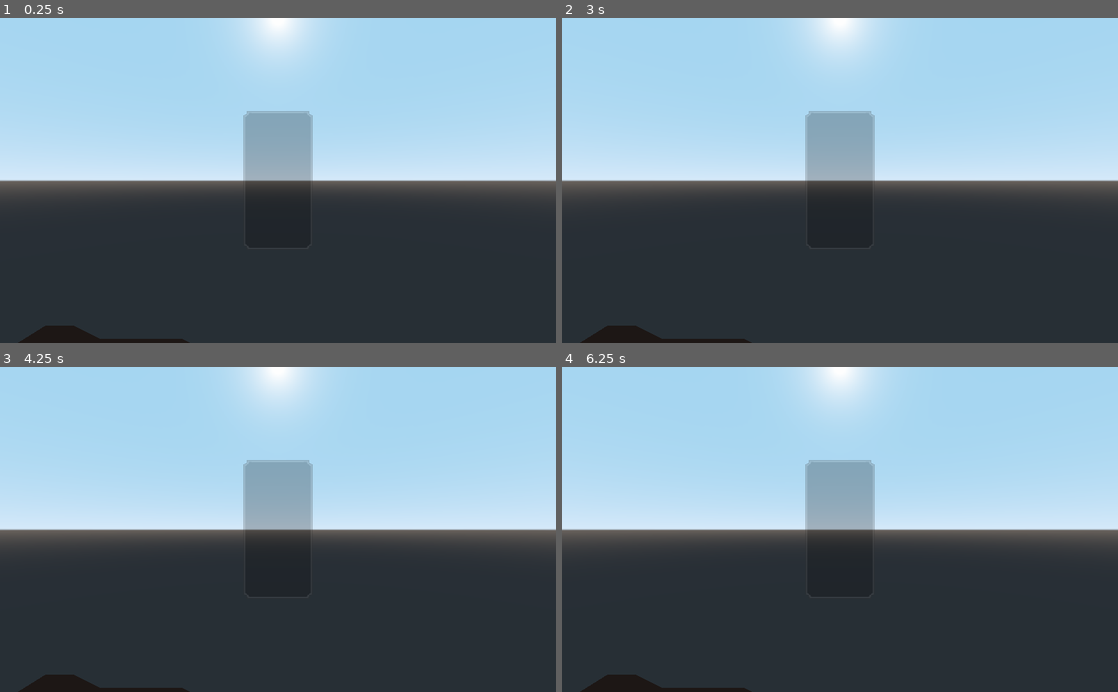
Above: before the commit, frames 1-4 (two rows, left to right).
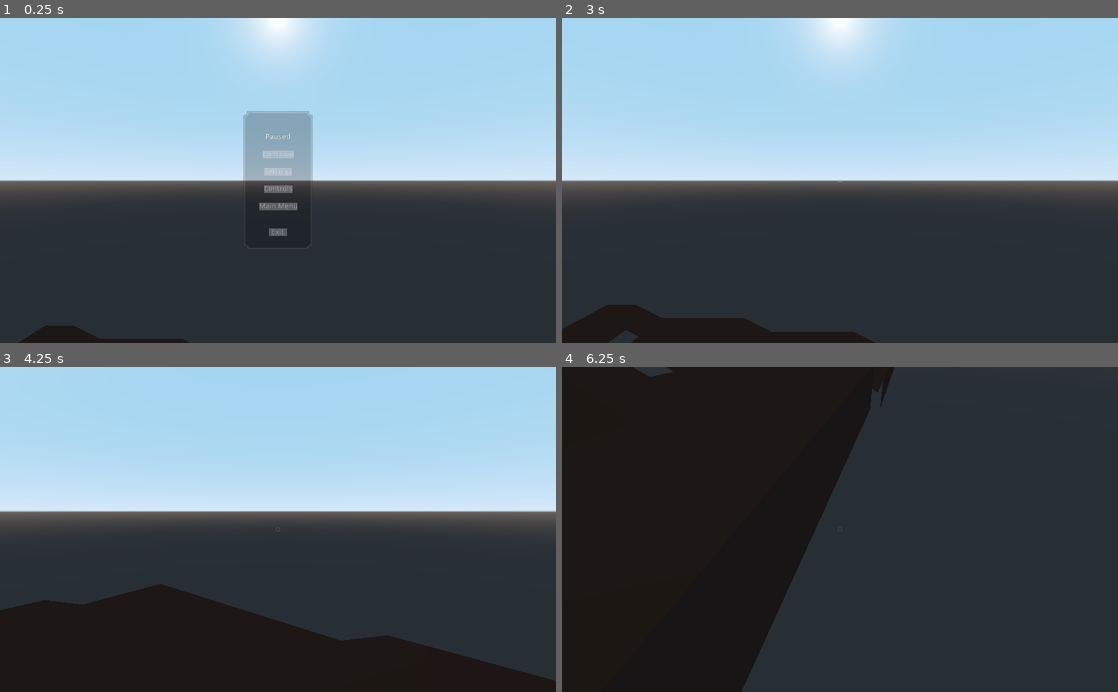
Above: after the commit, the same moments.

Repository: ihave13digits/AutomatonUprising
Game: Godot game, scene res://scene/Main.tscn
The game is run twice, just before and just after one commit, with the same random seed, the same clock (stepped at 60 frames per second) and the same inputs.
Inputs (mouse positions are in pixels of both pictures, inside the frame that each line leads up to):
- Up to frame 1 (0.25 s): no input
- Up to frame 2 (3 s): click (840, 170) at 0.5 s, where only the run after the commit has a clickable "Settings"; click (840, 190) at 1.25 s, where only the run after the commit has a clickable "Controls"; click (840, 206) at 2 s, where only the run after the commit has a clickable "Main Menu"; click (840, 154) at 2.75 s, where only the run after the commit has a clickable "Continue"
- Up to frame 3 (4.25 s): tap Enter at 3.5 s; move the mouse to (400, 513) at 3.52 s; hold D (move_right) from 3.53 s (still down); hold Right mouse button (create) from 3.53 s (still down); click (400, 513) at 3.67 s; tap Space (jump) at 3.77 s
- Up to frame 4 (6.25 s): move the mouse to (728, 545) at 4.27 s; release D (move_right) at 4.28 s; release Right mouse button (create) at 4.28 s; hold S (move_backward) 4.28-5.03 s; click (728, 545) at 4.35 s; tap Space (jump) at 4.52, 6.02 s; move the mouse to (895, 458) at 5.02 s; hold D (move_right) 5.03-5.78 s; hold Shift (jog) 5.03-5.78 s; click (895, 458) at 5.17 s; move the mouse to (812, 594) at 5.77 s; hold W (move_forward) from 5.78 s (still down); tap Ctrl (run) at 5.85 s; click (812, 594) at 5.92 s

The runs differ from the first frame. In frame 1, 0.6% of the frame differs, in the area x 46-54%, y 35-68%; in frame 2, 5.7%; in frame 3, 32%; in frame 4, 71%, in the area x 0-100%, y 0-100%.

Commit message:
updated core

Diff:
--- a/data/Data.gd
+++ b/data/Data.gd
@@ -880,8 +880,10 @@
 			'tile' : "res://scene/instance/Tile.tscn",
 
 			'text' : "res://scene/ui/Text.tscn",
+			'pause' : "res://scene/ui/PauseMenu.tscn",
 			'setter' : "res://scene/ui/SettingSetter.tscn",
 			'controls' : "res://scene/ui/ControlSettings.tscn",
+			#'settings' : ,
 			},
 
 
--- a/scene/Main.gd
+++ b/scene/Main.gd
@@ -37,9 +37,15 @@
 		hud.center_img.modulate = Color(1.0, 1.0, 1.0, Data.settings['hud_opacity']['value']*0.5)
 
 func _update_hud():
+	if is_instance_valid(hud.current_menu):
+		hud.current_menu.queue_free()
+
 	if player.has_control:
 		hud.update_center_image(Vector2(48, 48), Vector2(-24, -24), Data.texture['cursor_texture'])
 	else:
+		#hud.update_center_image(Vector2(256, 256), Vector2(-128, -128), Data.texture['menu_texture'])
+		hud.current_menu = load(Data.instance['pause']).instance()
+		hud.add_child(hud.current_menu)
 		hud.update_center_image(Vector2(128, 256), Vector2(-64, -128), Data.texture['menu_texture'])
 	hud.center_img.modulate = Color(1.0, 1.0, 1.0, Data.settings['hud_opacity']['value'])
 
--- a/scene/ui/ControlSettings.gd
+++ b/scene/ui/ControlSettings.gd
@@ -1,7 +1,6 @@
 extends Control
 
 enum ACTIONS {menu, jog, run, jump, move_forward, move_backward, move_left, move_right}
-
 var action_string = ''
 
 func _ready():
--- a/scene/ui/ControlSettings.tscn
+++ b/scene/ui/ControlSettings.tscn
@@ -1,8 +1,7 @@
-[gd_scene load_steps=4 format=2]
+[gd_scene load_steps=3 format=2]
 
 [ext_resource path="res://scene/ui/ControlSettings.gd" type="Script" id=1]
 [ext_resource path="res://scene/ui/Button.tscn" type="PackedScene" id=2]
-[ext_resource path="res://image/ui/menu.png" type="Texture" id=3]
 
 [node name="ControlSettings" type="Control"]
 anchor_left = 0.5
@@ -10,24 +9,6 @@
 anchor_right = 0.5
 anchor_bottom = 0.5
 script = ExtResource( 1 )
-__meta__ = {
-"_edit_use_anchors_": false
-}
-
-[node name="Img" type="NinePatchRect" parent="."]
-anchor_left = 0.5
-anchor_top = 0.5
-anchor_right = 0.5
-anchor_bottom = 0.5
-margin_left = -128.0
-margin_top = -128.0
-margin_right = 128.0
-margin_bottom = 128.0
-texture = ExtResource( 3 )
-patch_margin_left = 16
-patch_margin_top = 16
-patch_margin_right = 16
-patch_margin_bottom = 16
 __meta__ = {
 "_edit_use_anchors_": false
 }
--- a/scene/ui/HUD.gd
+++ b/scene/ui/HUD.gd
@@ -3,6 +3,8 @@
 var center_img
 var size
 var message_count
+
+var current_menu
 
 func _ready():
 	center_img = $Center/Img
--- a/scene/ui/HUD.tscn
+++ b/scene/ui/HUD.tscn
@@ -1,7 +1,6 @@
-[gd_scene load_steps=3 format=2]
+[gd_scene load_steps=2 format=2]
 
 [ext_resource path="res://scene/ui/HUD.gd" type="Script" id=1]
-[ext_resource path="res://image/ui/cursor.png" type="Texture" id=2]
 
 [node name="HUD" type="CanvasLayer"]
 script = ExtResource( 1 )
@@ -20,11 +19,10 @@
 anchor_top = 0.5
 anchor_right = 0.5
 anchor_bottom = 0.5
-margin_left = -24.0
-margin_top = -24.0
-margin_right = 24.0
-margin_bottom = 24.0
-texture = ExtResource( 2 )
+margin_left = -64.0
+margin_top = -128.0
+margin_right = 64.0
+margin_bottom = 128.0
 patch_margin_left = 16
 patch_margin_top = 16
 patch_margin_right = 16
--- /dev/null
+++ b/scene/ui/PauseMenu.gd
@@ -0,0 +1,14 @@
+extends Control
+
+func _on_Continue_pressed():
+	Input.set_mouse_mode(Input.MOUSE_MODE_CAPTURED)
+	get_parent().get_parent().player.has_control = true
+	get_parent().get_parent()._update_hud()
+
+func _on_Settings_pressed(): pass
+
+func _on_Controls_pressed(): pass
+
+func _on_MainMenu_pressed(): pass
+
+func _on_Exit_pressed(): get_tree().quit()
--- /dev/null
+++ b/scene/ui/PauseMenu.tscn
@@ -0,0 +1,71 @@
+[gd_scene load_steps=3 format=2]
+
+[ext_resource path="res://scene/ui/Button.tscn" type="PackedScene" id=1]
+[ext_resource path="res://scene/ui/PauseMenu.gd" type="Script" id=2]
+
+[node name="PauseMenu" type="Control"]
+anchor_left = 0.5
+anchor_top = 0.5
+anchor_right = 0.5
+anchor_bottom = 0.5
+margin_left = -512.0
+margin_top = -300.0
+margin_right = 512.0
+margin_bottom = 300.0
+script = ExtResource( 2 )
+__meta__ = {
+"_edit_use_anchors_": false
+}
+
+[node name="MenuTitle" type="Label" parent="."]
+margin_left = 489.0
+margin_top = 213.0
+margin_right = 535.0
+margin_bottom = 227.0
+grow_horizontal = 2
+grow_vertical = 2
+text = "Paused"
+align = 1
+__meta__ = {
+"_edit_use_anchors_": false
+}
+
+[node name="Continue" parent="." instance=ExtResource( 1 )]
+margin_left = 483.5
+margin_top = 245.0
+margin_right = 540.5
+margin_bottom = 259.0
+text = "Continue"
+
+[node name="Settings" parent="." instance=ExtResource( 1 )]
+margin_left = 486.5
+margin_top = 277.0
+margin_right = 537.5
+margin_bottom = 291.0
+text = "Settings"
+
+[node name="Controls" parent="." instance=ExtResource( 1 )]
+margin_left = 485.5
+margin_top = 309.0
+margin_right = 538.5
+margin_bottom = 323.0
+text = "Controls"
+
+[node name="MainMenu" parent="." instance=ExtResource( 1 )]
+margin_left = 476.5
+margin_top = 341.0
+margin_right = 547.5
+margin_bottom = 355.0
+text = "Main Menu"
+
+[node name="Exit" parent="." instance=ExtResource( 1 )]
+margin_left = 495.0
+margin_top = 389.0
+margin_right = 529.0
+margin_bottom = 403.0
+text = "Exit"
+[connection signal="pressed" from="Continue" to="." method="_on_Continue_pressed"]
+[connection signal="pressed" from="Settings" to="." method="_on_Settings_pressed"]
+[connection signal="pressed" from="Controls" to="." method="_on_Controls_pressed"]
+[connection signal="pressed" from="MainMenu" to="." method="_on_MainMenu_pressed"]
+[connection signal="pressed" from="Exit" to="." method="_on_Exit_pressed"]
